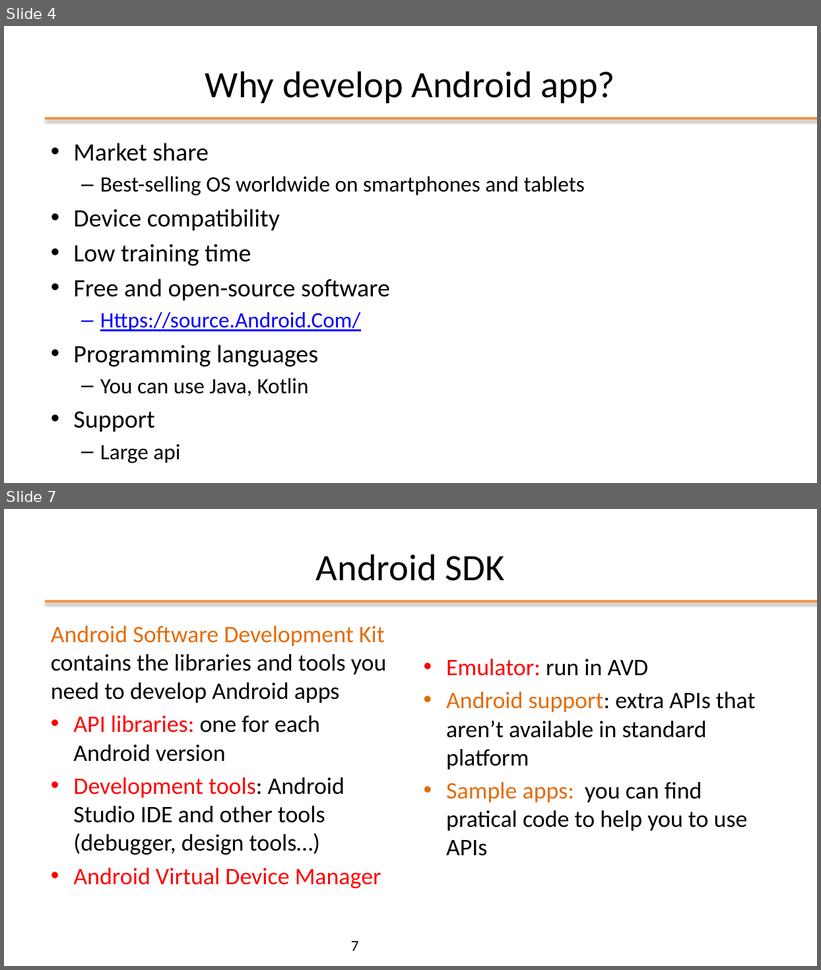
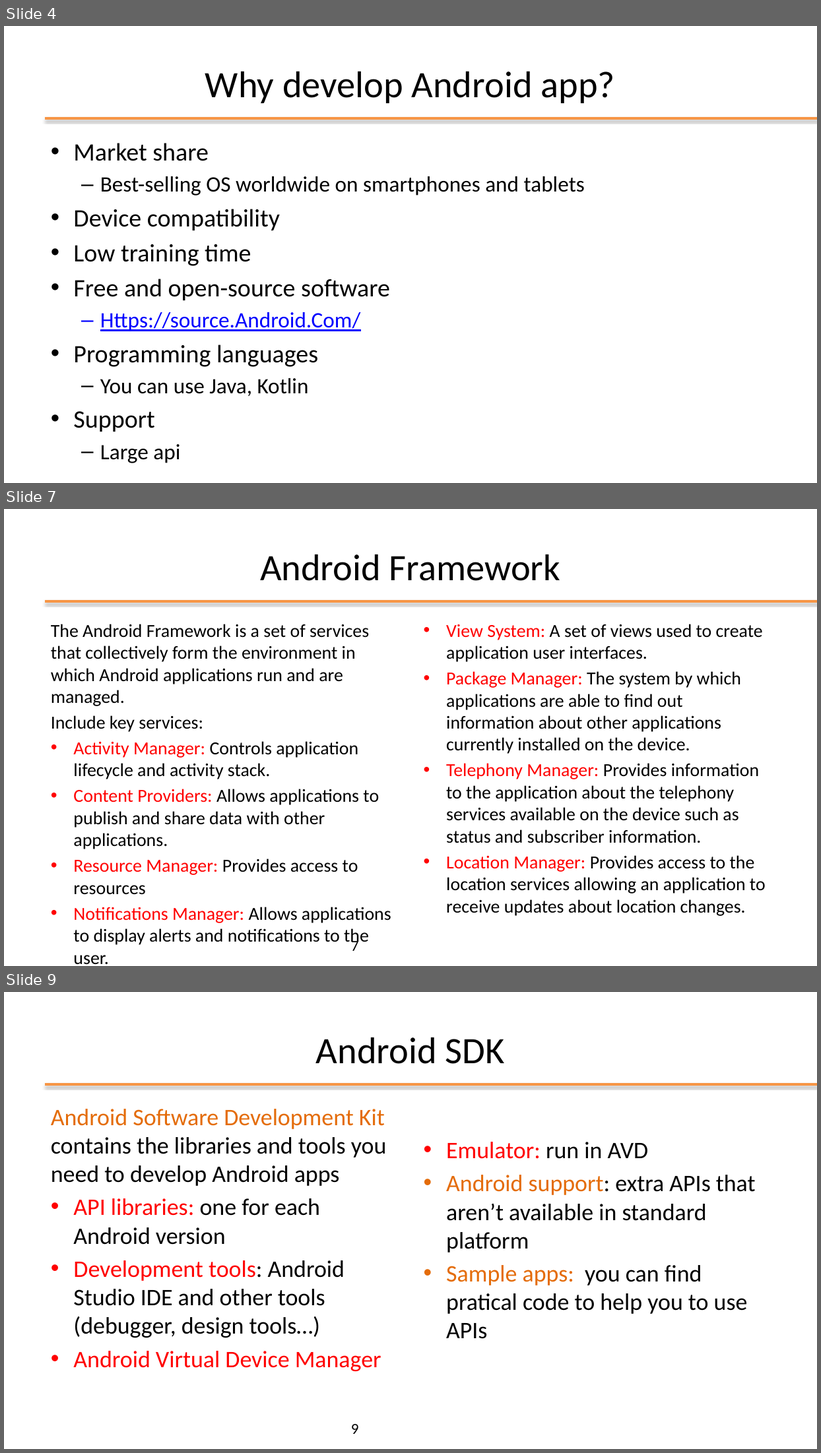
Before and after one commit to kevinmala00/ATTIVITA-PROGETTUALE, a slide deck: slides/01 - Android Introduction.pptx. Shown one above the other, each under a label of ours: slides 4 and 7 before the commit, slides 4, 7 and 9 after it; the slides between them are not shown. The pictures are 821x970 and 821x1453 pixels, drawn with LibreOffice and Linux fonts; fonts in the diff are those of the drawing; background and template pictures are left out. Boxes give left, top, right and bottom in pixels: in the first picture for what was removed or moved away, otherwise in the second. Text is boxed around its words. In the diff, an @@ line names an element or a change of style, - is before the commit and + after.

Commit message:
M1 -> COMPLETED (add android libraries and adroid framework)

```diff
--- a/slides/01 - Android Introduction.pptx
+++ b/slides/01 - Android Introduction.pptx
@@ slide 7 added at [4,509,817,966], background #FFFFFF; not listed: 1 template element that a slide beside it also shows @@
@@ title added at [260,554,560,581], 44 pt, text #000000 @@
+Android Framework
@@ text added at [51,624,391,965], 21.7 pt, text #000000 @@
+The Android Framework is a set of services that collectively form the environment in which Android applications run and are managed.
+Include key services:
+• Activity Manager: Controls application lifecycle and activity stack.
+• Content Providers: Allows applications to publish and share data with other applications.
+• Resource Manager: Provides access to resources
+• Notifications Manager: Allows applications to display alerts and notifications to the user.
@@ text added at [446,624,766,916], 21.7 pt, text #000000 @@
+• View System: A set of views used to create application user interfaces.
+• Package Manager: The system by which applications are able to find out information about other applications currently installed on the device.
+• Telephony Manager: Provides information to the application about the telephony services available on the device such as status and subscriber information.
+• Location Manager: Provides access to the location services allowing an application to receive updates about location changes.
@@ page number added at [351,939,359,951], 18 pt, text #000000 @@
+7
@@ what was slide 7 is now slide 9 @@
@@ page number at [351,1424,359,1434]: text changed @@
-7
+9
```
Also in this commit, not shown: 3 slides changed, 1 other slide added, 2 other files.
